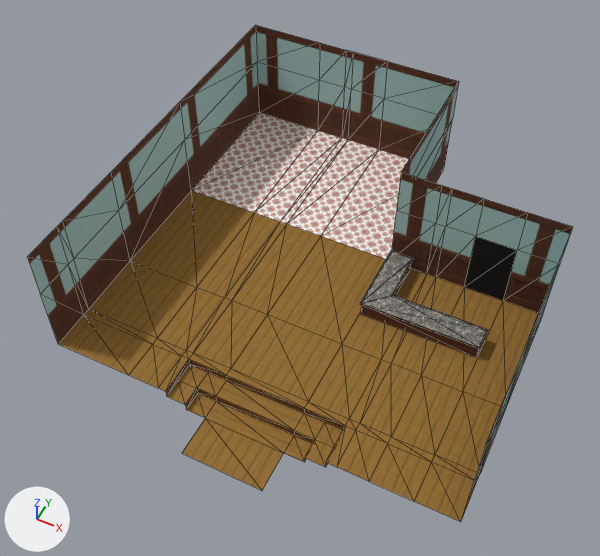
Renders of the glTF model world/interiors/shop/shop-interior.glb from each side of a commit.
The view is the same before and after, from a 50 mm lens placed at (5.46, -11.15, 15.72), pointed at (-0.38, 0.55, 1.1). The axes (+X, +Y, +Z) are drawn at lower left. The lights are the same throughout. Mesh edges are drawn as thin lines. Objects named as collision shapes, trigger or cutter boxes, shadow casters or lower levels of detail are left out. Vertices at the same position are counted once.

The older version as bpy lines, for what is in view:
```python
ob_counter2_col = bpy.data.objects.new('counter2-col', me_cube_042)
ob_counter2_col.location = (1.5, 2.0, 0.0)
ob_shop_col = bpy.data.objects.new('shop-col', me_cube_005)
ob_shop_col.location = (0.0, 0.0, 0.0)
```
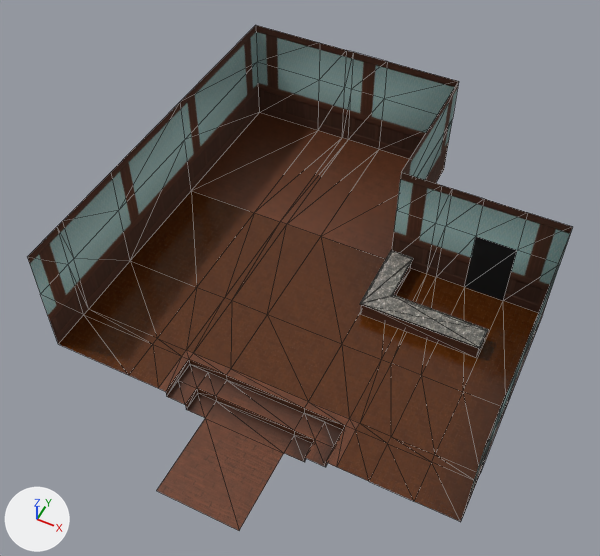
Commit message: shop interior update test

The change, as a diff of the scene's bpy script:
```diff
--- a/world/interiors/shop/shop-interior.glb.py
+++ b/world/interiors/shop/shop-interior.glb.py
@@ mat_floor @@
 mat_floor = bpy.data.materials.new('floor')
-# nodes: BsdfPrincipled, OutputMaterial, TexImage
-# uses the picture img_wood_planks
+# nodes: BsdfPrincipled, Math, Mix, NormalMap, OutputMaterial, SeparateColor, TexImage x3, VertexColor
+# uses the picture img_substance_graph_basecolor
+# uses the picture img_substance_graph_normal
+# uses the picture img_substance_graph_roughness
@@ mat_wall @@
 n1 = _N.new('ShaderNodeOutputMaterial'); n1.name = 'Material Output'
+n5 = _N.new('ShaderNodeMix'); n5.name = 'Mix'
+n5.data_type = 'RGBA'
+n5.blend_type = 'MULTIPLY'
+n5.inputs[0].default_value = 1.0  # 'Factor'
+n6 = _N.new('ShaderNodeVertexColor'); n6.name = 'Color Attribute'
 n2 = _N.new('ShaderNodeTexImage'); n2.name = 'Image Texture'
@@ mat_wall @@
 n0 = _N.new('ShaderNodeBsdfPrincipled'); n0.name = 'Principled BSDF'
 _L.new(n0.outputs[0], n1.inputs[0])  # 'BSDF' to 'Surface'
-_L.new(n2.outputs[0], n0.inputs[0])  # 'Color' to 'Base Color'
 _L.new(n3.outputs[0], n0.inputs[5])  # 'Normal' to 'Normal'
 _L.new(n4.outputs[0], n3.inputs[1])  # 'Color' to 'Color'
+_L.new(n5.outputs[2], n0.inputs[0])  # 'Result' to 'Base Color'
+_L.new(n6.outputs[0], n5.inputs[7])  # 'Color' to 'B'
+_L.new(n2.outputs[0], n5.inputs[6])  # 'Color' to 'A'
@@ mat_countertop @@
 n1 = _N.new('ShaderNodeOutputMaterial'); n1.name = 'Material Output'
+n3 = _N.new('ShaderNodeMix'); n3.name = 'Mix'
+n3.data_type = 'RGBA'
+n3.blend_type = 'MULTIPLY'
+n3.inputs[0].default_value = 1.0  # 'Factor'
+n4 = _N.new('ShaderNodeVertexColor'); n4.name = 'Color Attribute'
 n2 = _N.new('ShaderNodeTexImage'); n2.name = 'Image Texture'
@@ mat_countertop @@
 n0 = _N.new('ShaderNodeBsdfPrincipled'); n0.name = 'Principled BSDF'
 _L.new(n0.outputs[0], n1.inputs[0])  # 'BSDF' to 'Surface'
-_L.new(n2.outputs[0], n0.inputs[0])  # 'Color' to 'Base Color'
+_L.new(n3.outputs[2], n0.inputs[0])  # 'Result' to 'Base Color'
+_L.new(n4.outputs[0], n3.inputs[7])  # 'Color' to 'B'
+_L.new(n2.outputs[0], n3.inputs[6])  # 'Color' to 'A'
@@ mat_wood2 @@
+mat_wood2 = bpy.data.materials.new('wood2')
+# uses the picture img_wood_floor_012_basecolor
+# uses the picture img_wood_floor_012_normal
+# uses the picture img_wood_floor_012_roughness
@@ me_cube_005 @@
-me_cube_005.from_pydata(...)  # 139 vertices, 206 faces; spans x -5.0..5.0, y -4.0..7.0, z -0.4..3.0
-me_cube_005.vertices[53].co = (-1.0, -4.0, -0.4)  # pixel (181, 453)
-me_cube_005.vertices[54].co = (1.0, -4.0, -0.4)  # pixel (262, 490)
+me_cube_005.from_pydata(...)  # 139 vertices, 206 faces; spans x -5.0..5.0, y -5.0..7.0, z -0.4..3.0
+# me_cube_005 part 1
+me_cube_005.vertices[53].co = (-1.0, -5.0, -0.4)  # pixel (156, 490)
+me_cube_005.vertices[54].co = (1.0, -5.0, -0.4)  # pixel (239, 530)
+# me_cube_005 part 2: 106 kept faces spanning x -5.0..5.0, y -5.0..7.0, z -0.4..0.0 get new texture (UV) coordinates
+# me_cube_005 part 3: 36 faces spanning x -2.2..2.25, y -5.0..-1.8, z -0.4..0.0 switch from mat_floor (picture img_wood_planks) to mat_wood2
+# me_cube_005 part 4: 10 faces spanning x -5.0..1.0, y 3.0..7.0, z 0.0 switch from mat_tile to mat_wood2
+# me_cube_005 part 5: 20 faces spanning x -2.0..2.0, y -3.0..-2.0, z -0.4..0.0 switch from mat_material_003 (brown #613812) to mat_wood2
 me_cube_005.materials.append(mat_wall)
```

Changed parts and their boxes [x1, y1, x2, y2] in the pictures (600 x 556 px; the box of a moved part takes in the faces that stretch with it):
'shop-col', surface changed, recoloured, reshaped
    before: [27, 25, 573, 522]
    after: [27, 25, 573, 531]
part 1 of me_cube_005, moved or reshaped
    before: [182, 418, 284, 490]
    after: [157, 418, 284, 531]
part 2 of me_cube_005, surface changed
    both: [59, 191, 538, 522]
part 3 of me_cube_005, recoloured
    both: [159, 350, 359, 467]
part 4 of me_cube_005, recoloured
    both: [191, 112, 409, 259]
part 5 of me_cube_005, recoloured
    both: [166, 360, 345, 465]
